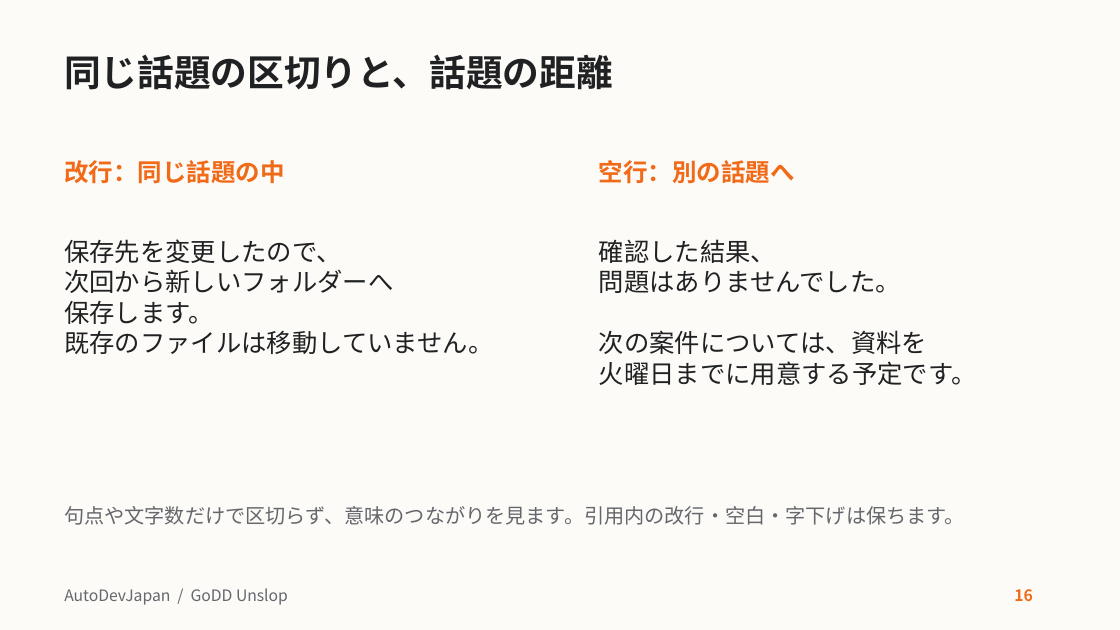
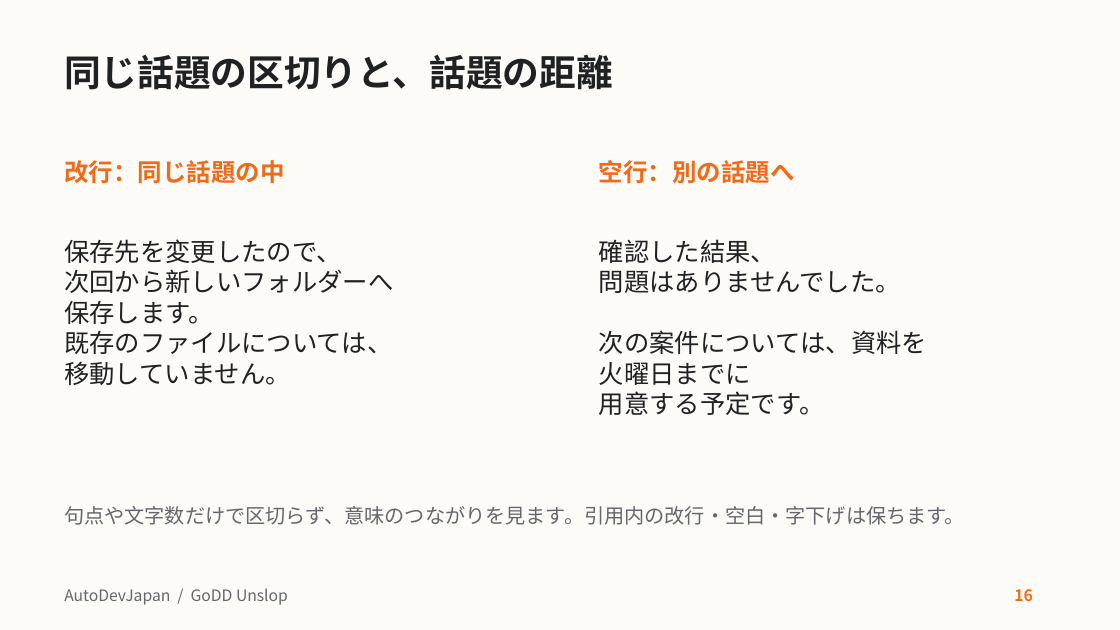
Before and after one commit to AutoDevJapan/GoDD-Unslop, a slide deck: slide 16 of docs/user-guide.pptx. Drawn at 1120x630 pixels with LibreOffice and Linux fonts; fonts in the diff are those of the drawing. Boxes give left, top, right and bottom in pixels: in the first picture for what was removed or moved away, otherwise in the second. Text is boxed around its words. In the diff, an @@ line names an element or a change of style, - is before the commit and + after.

```diff
--- a/docs/user-guide.pptx
+++ b/docs/user-guide.pptx
@@ text at (64, 331, 392, 385): text changed @@
-既存のファイルは移動していません。
+既存のファイルについては、
+移動していません。
@@ text at (599, 362, 825, 415): text changed @@
-火曜日までに用意する予定です。
+火曜日までに
+用意する予定です。
```
Also in this commit, not shown: 2 other files.
